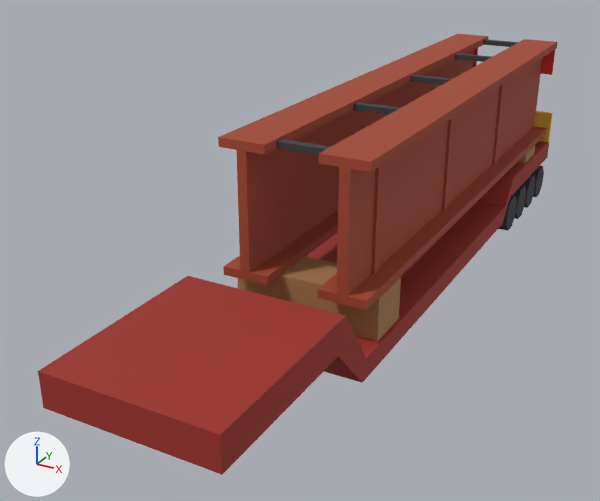
An edit to the glTF model public/models/ll_trailer_girder.glb, drawn before and after from the same camera.
Both versions are drawn from a 50 mm lens placed at (5.31, -12.71, 6.83), pointed at (-1.12, -1.02, 0.99). Every picture has the same lights, and +X, +Y and +Z are marked at lower left. The first picture is the older version. Vertices at exactly the same position are counted once.

Before the edit, the objects in view are built like this:
```python
me_dark = bpy.data.meshes.new('dark')
me_dark.from_pydata(...)  # a box spanning x -0.9..0.9, y -6.6..-5.8, z 1.18..1.25; an 8-sided cylinder along x spanning x -1.22..1.22, y 3.85..4.55, z 0.0..0.7; an 8-sided cylinder along x spanning x -1.22..1.22, y 4.65..5.35, z 0.0..0.7; an 8-sided cylinder along x spanning x -1.22..1.22, y 5.45..6.15, z 0.0..0.7; an 8-sided cylinder along x spanning x -1.22..1.22, y 6.25..6.95, z 0.0..0.7; a box spanning x -1.0..1.0, y 6.9..7.0, z 0.5..0.85
me_dark.materials.append(mat_dark)  # dark grey #30343a
me_paint = bpy.data.meshes.new('paint')
me_paint.from_pydata(...)  # 24 vertices, 44 faces; spans x -1.25..1.25, y -7.0..7.0, z 0.4..1.75
me_paint.materials.append(mat_haul_paint)  # red #9e2f26
me_piece = bpy.data.meshes.new('piece')
me_piece.from_pydata(...)  # 184 vertices, 276 faces; spans x -1.25..1.25, y -3.3..6.98, z 0.75..3.59
# faces by material slot: [12, 12, 24, 144, 60, 24]
me_piece.materials.append(mat_escort_paint)  # yellow #e2b13a
me_piece.materials.append(mat_escort_trim)  # dark grey #2b2d31
me_piece.materials.append(mat_crib_wood)  # brown #a97c50
me_piece.materials.append(mat_girder_oxide)  # brown #a4472f
me_piece.materials.append(mat_chain_dark)  # dark grey #3b3e43
me_piece.materials.append(mat_wide_flag)  # red #d8322a
ob_dark = bpy.data.objects.new('dark', me_dark)
ob_dark.location = (0.0, 0.0, 0.0)
ob_paint = bpy.data.objects.new('paint', me_paint)
ob_paint.location = (0.0, 0.0, 0.0)
ob_piece = bpy.data.objects.new('piece', me_piece)
ob_piece.location = (0.0, 0.0, 0.0)
```
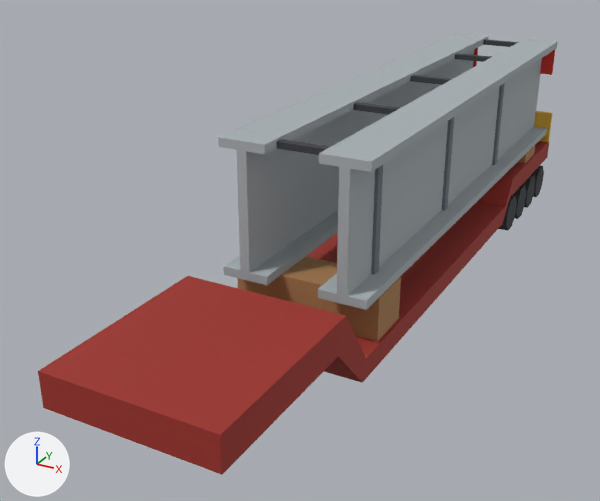
Pixel boxes [x1, y1, x2, y2] of what changed, in the pictures (600 x 501 px):
part 1 of me_piece, recoloured (lighter)
    both: [220, 37, 557, 310]
part 2 of me_piece, recoloured (lighter)
    both: [222, 34, 558, 296]
part 3 of me_piece, recoloured (lighter)
    both: [218, 137, 372, 310]
part 4 of me_piece, recoloured
    both: [371, 165, 383, 275]
part 5 of me_piece, recoloured
    both: [442, 117, 454, 211]
part 6 of me_piece, recoloured
    both: [492, 83, 505, 165]

The edits, one by one:
Material 'girder_grey' (mat_girder_grey) is new.
Its base color is (0.397, 0.44, 0.462) (grey #a9b1b5).
Its roughness is 0.8.
Material 'girder_rivets' (mat_girder_rivets) is new.
Its base color is (0.15, 0.181, 0.205) (grey #6c767d).
Its roughness is 0.8.
me_piece has 184 vertices, 276 faces and spans x -1.25..1.25, y -3.3..6.98, z 0.75..3.59.
me_piece is used by ob_piece; location (0.0, 0.0, 0.0).
me_piece part 1: 24 of the faces centred in x -1.18..1.18, y 0.1, z 1.45..3.59 switch from mat_girder_oxide (brown #a4472f) to mat_girder_grey (grey #a9b1b5).
me_piece part 2: 24 of the faces centred in x -1.18..1.18, y 3.5, z 1.45..3.59 switch from mat_girder_oxide (brown #a4472f) to mat_girder_grey (grey #a9b1b5).
me_piece part 3: 12 of the faces centred in x -0.93..0.93, y -3.3, z 1.5..3.54 switch from mat_girder_oxide (brown #a4472f) to mat_girder_grey (grey #a9b1b5).
me_piece part 4: all 24 faces centred in x -0.93..0.93, y -2.48..-2.32, z 1.59..3.45 switch from mat_girder_oxide (brown #a4472f) to mat_girder_rivets (grey #6c767d).
me_piece part 5: all 24 faces centred in x -0.93..0.93, y 0.52..0.68, z 1.59..3.45 switch from mat_girder_oxide (brown #a4472f) to mat_girder_rivets (grey #6c767d).
me_piece part 6: all 24 faces centred in x -0.93..0.93, y 3.52..3.68, z 1.59..3.45 switch from mat_girder_oxide (brown #a4472f) to mat_girder_rivets (grey #6c767d).
